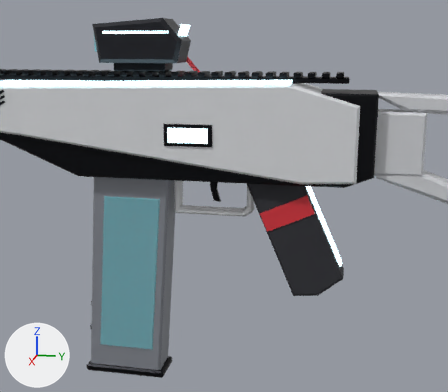
A saved change to the glTF model examples/cyber-rifle.glb.
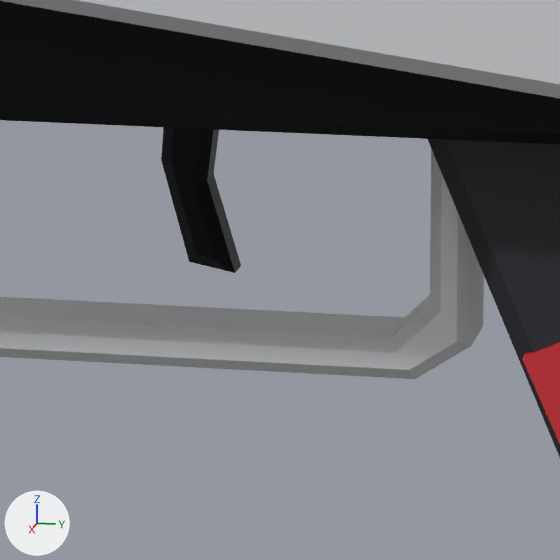
Old and new are each drawn from a camera (50 mm lens) standing at (0.4607, 0.0446, 0.1231) and looking at (0.0012, -0.0473, 0.0082) and again close up on the part from 42% to 59% of the width and 42% to 62% of the height. The lights are fixed; the arrows at lower left show +X, +Y and +Z. The first two pictures are the older version. Where no turn or scale is listed for an object, it has been applied to the vertices.

Names of what the first close-up shows: 'Grip', 'Receiver', 'Trigger'.
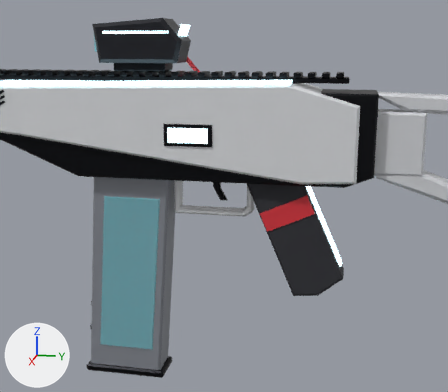
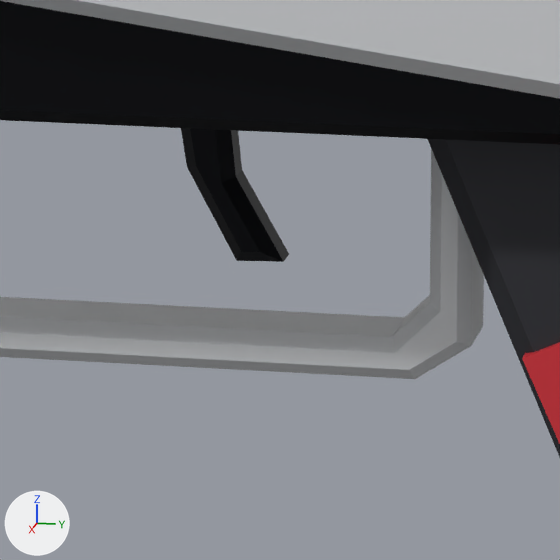
Diff of the bpy script that builds the scene:
```diff
--- a/examples/cyber-rifle.glb.py
+++ b/examples/cyber-rifle.glb.py
@@ ob_trigger @@
 ob_trigger.location = (0.0, 0.00167, -0.0351)
+ob_trigger.rotation_euler = (0.226, 0.0, 0.0)  # degrees (13, 0, 0)
```

Where the change shows, as pixel boxes [x1, y1, x2, y2] in the close-ups (560 x 560 px):
'Trigger', turned
    before: [161, 127, 241, 273]
    after: [181, 128, 289, 262]
